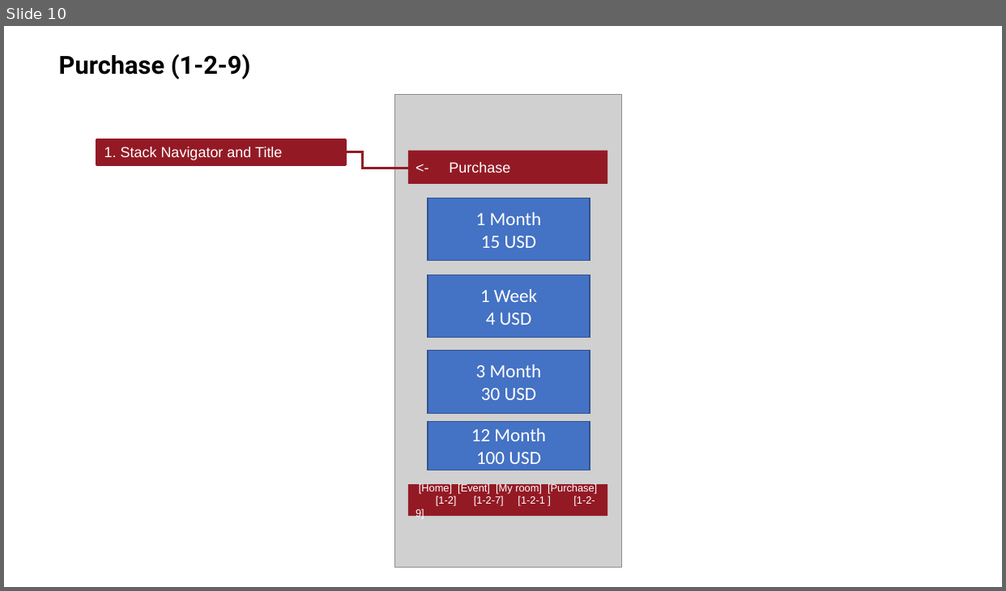
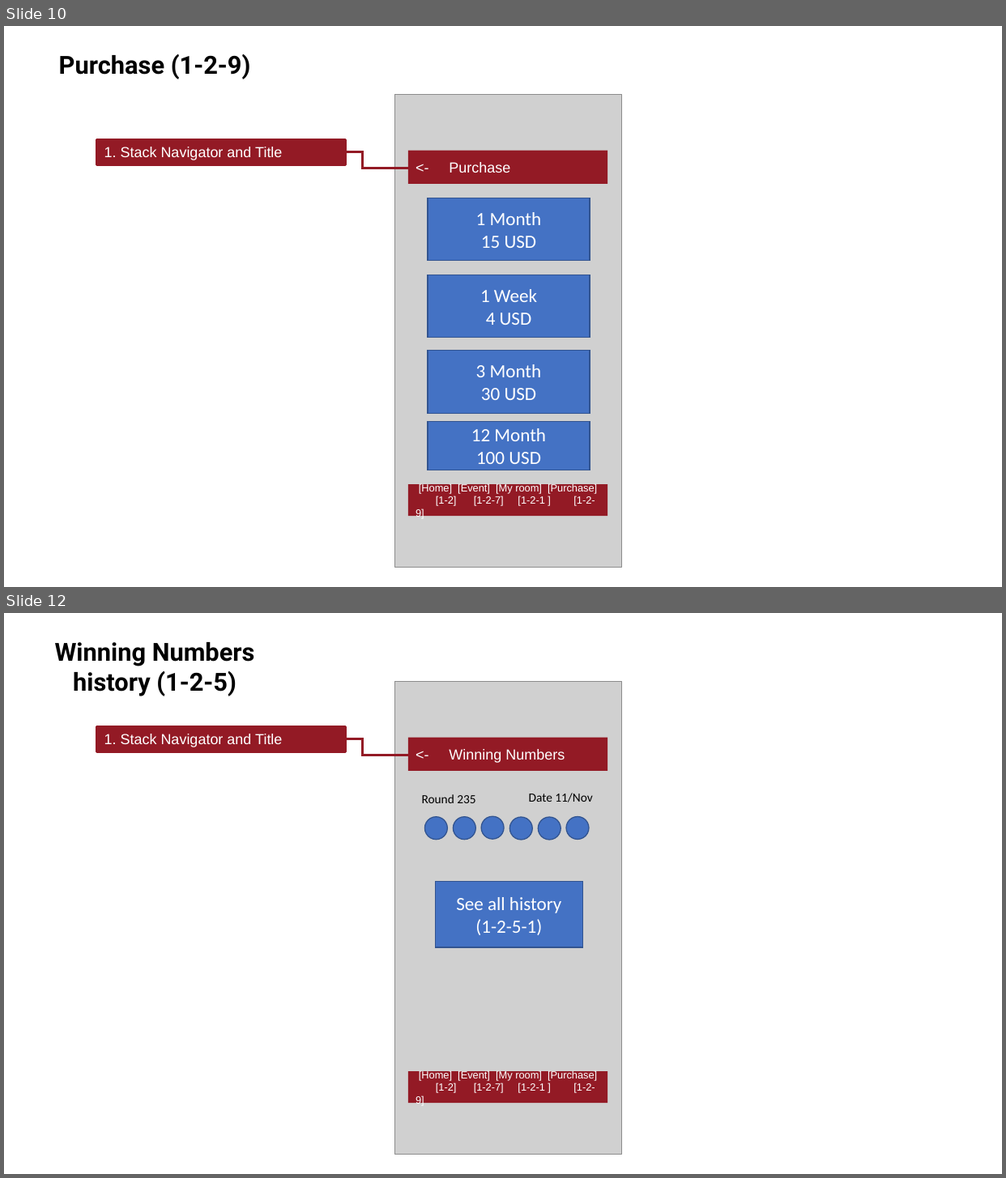
Before and after one commit to ByeonghoonJeon/myShopping, a slide deck: myLottoUXDesign - Copy.pptx. Shown one above the other, each under a label of ours: slide 10 before the commit, slides 10 and 12 after it; the slides between them are not shown. The pictures are 1006x591 and 1006x1178 pixels, drawn with LibreOffice and Linux fonts; fonts in the diff are those of the drawing; grey boxes stand for pictures. Boxes give left, top, right and bottom in pixels: in the first picture for what was removed or moved away, otherwise in the second. Text is boxed around its words. In the diff, an @@ line names an element or a change of style, - is before the commit and + after.

```diff
--- a/myLottoUXDesign - Copy.pptx
+++ b/myLottoUXDesign - Copy.pptx
@@ slide 12 added at (x1=4, y1=613, x2=1002, y2=1174), background #FFFFFF @@
@@ text added at (x1=55, y1=642, x2=255, y2=696), 24 pt, text #000000, bold @@
+Winning Numbers history (1-2-5)
@@ picture added at (x1=394, y1=682, x2=621, y2=1155) @@
@@ rectangle added at (x1=97, y1=726, x2=346, y2=752), fill #931A25, outline #931A25 2.25 pt, 14 pt, text #FFFFFF @@
+1. Stack Navigator and Title
@@ elbow line added from (314, 739) to (411, 756), #931A25 2.25 pt @@
@@ rounded rectangle added at (x1=408, y1=737, x2=607, y2=771), fill #931A25, 14 pt, text #FFFFFF @@
+<- Winning Numbers
@@ text added at (x1=422, y1=794, x2=475, y2=803), 12 pt, text #000000 @@
+Round 235
@@ text added at (x1=529, y1=793, x2=592, y2=803), 12 pt, text #000000 @@
+Date 11/Nov
@@ ellipse added at (x1=424, y1=816, x2=447, y2=839), fill #4472C4, outline #325491 1 pt @@
@@ ellipse added at (x1=454, y1=816, x2=475, y2=839), fill #4472C4, outline #325491 1 pt @@
@@ ellipse added at (x1=482, y1=816, x2=504, y2=839), fill #4472C4, outline #325491 1 pt @@
@@ ellipse added at (x1=510, y1=817, x2=533, y2=840), fill #4472C4, outline #325491 1 pt @@
@@ ellipse added at (x1=538, y1=817, x2=560, y2=840), fill #4472C4, outline #325491 1 pt @@
@@ ellipse added at (x1=566, y1=816, x2=589, y2=839), fill #4472C4, outline #325491 1 pt @@
@@ rectangle added at (x1=435, y1=882, x2=582, y2=948), fill #4472C4, outline #325491 1 pt, 18 pt, text #FFFFFF @@
+See all history
+(1-2-5-1)
@@ rounded rectangle added at (x1=408, y1=1072, x2=607, y2=1103), fill #931A25, 10 pt, text #FFFFFF @@
+[Home] [Event] [My room] [Purchase]
+[1-2] [1-2-7] [1-2-1 ] [1-2-9]
```
Also in this commit, not shown: 1 slide changed, 2 other slides added.
